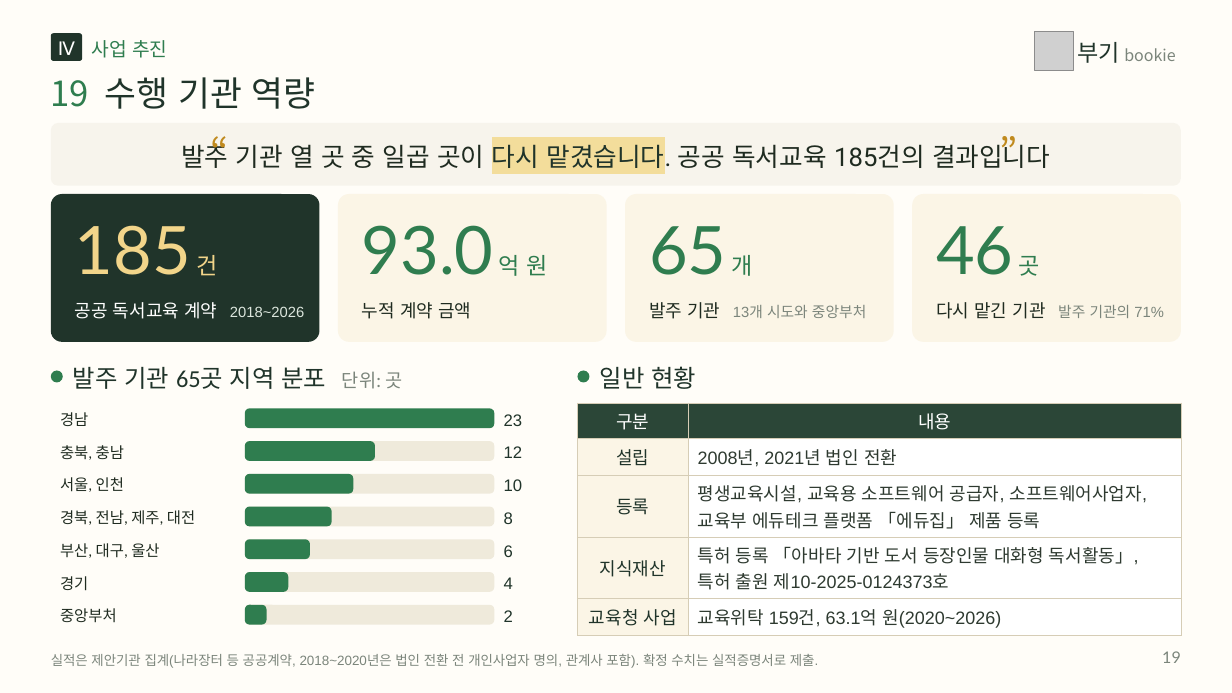
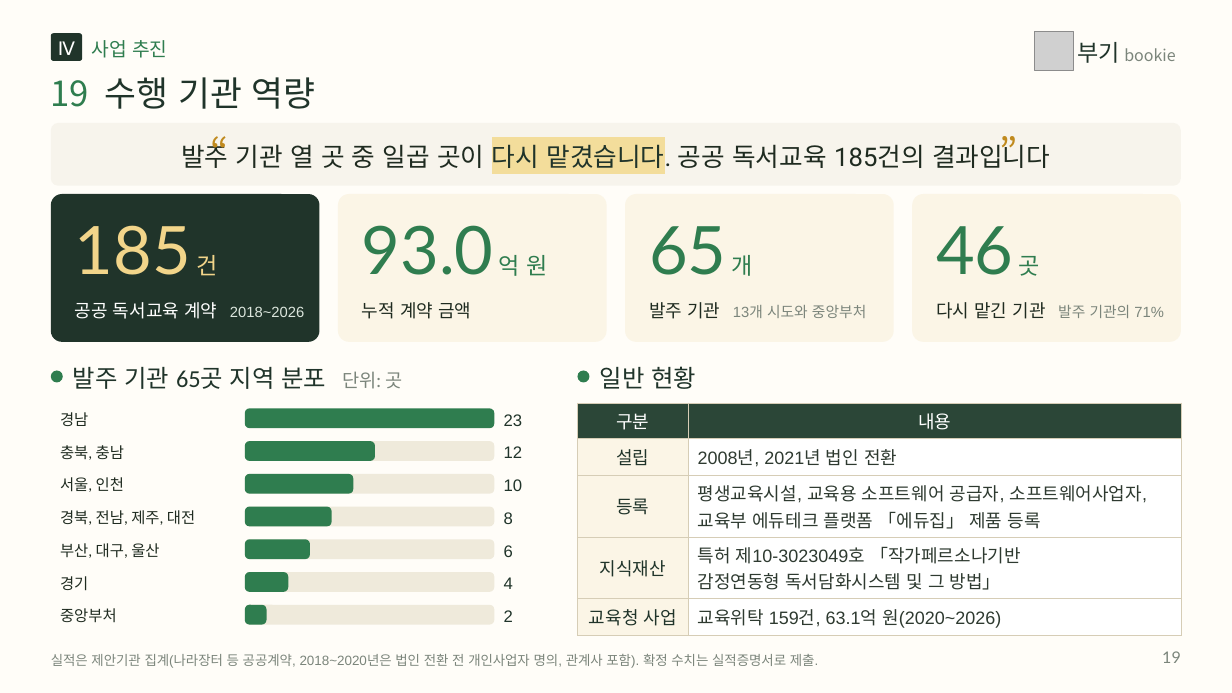
Before and after one commit to legoschool/bookie-test, a slide deck: slide 19 of promo/dl/proposal/bookie-proposal-short-20p.pptx. Drawn at 1232x693 pixels with LibreOffice and Linux fonts; fonts in the diff are those of the drawing; grey boxes stand for pictures. Boxes give left, top, right and bottom in pixels: in the first picture for what was removed or moved away, otherwise in the second. Text is boxed around its words. In the diff, an @@ line names an element or a change of style, - is before the commit and + after.

```diff
--- a/promo/dl/proposal/bookie-proposal-short-20p.pptx
+++ b/promo/dl/proposal/bookie-proposal-short-20p.pptx
@@ table at (578,403,1181,632) @@
-row 4, column 2: 특허 등록 「아바타 기반 도서 등장인물 대화형 독서활동」, / 특허 출원 제10-2025-0124373호
+row 4, column 2: 특허 제10-3023049호 「작가페르소나기반 / 감정연동형 독서담화시스템 및 그 방법」
```
Also in this commit, not shown: 9 other slides changed, 42 other files.
